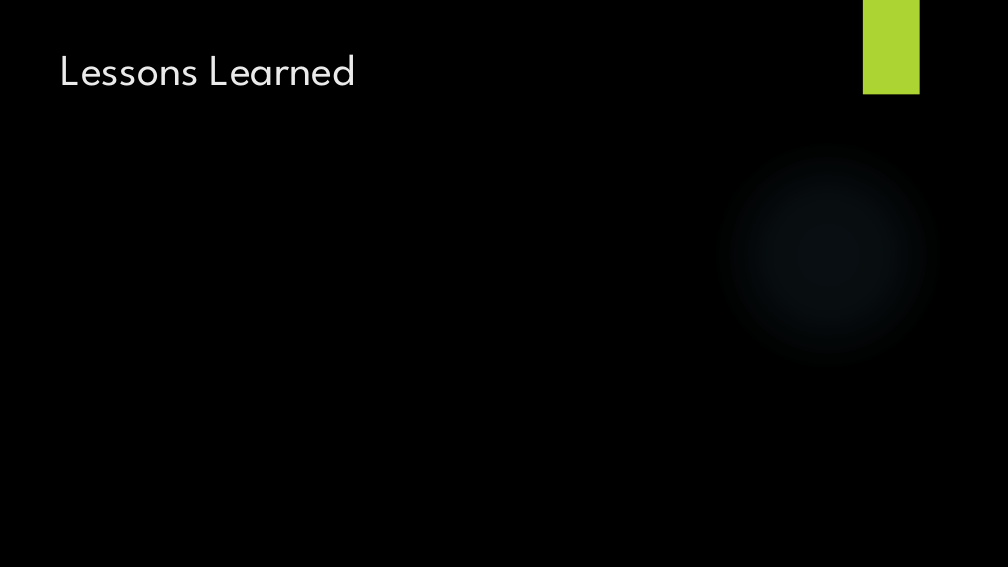
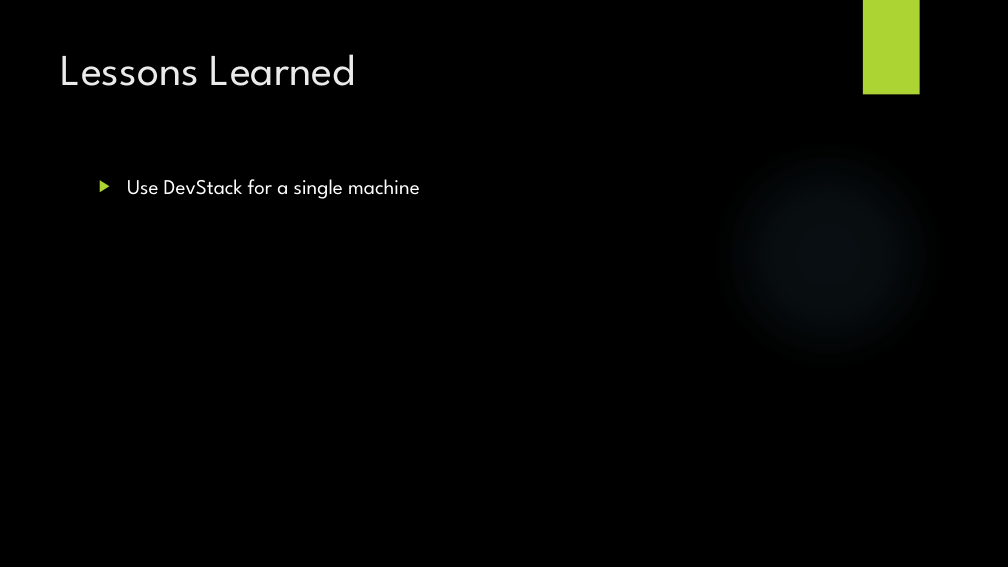
Before and after one commit to lightstalker89/MIT_SAD, a slide deck: slide 6 of 3nd_sem/cc/le_gr_mu/01_Ex_Hm/Presentation/Enabling Technologies.pptx. Drawn at 1008x567 pixels with LibreOffice and Linux fonts; fonts in the diff are those of the drawing; background and template pictures are left out. Boxes give left, top, right and bottom in pixels: in the first picture for what was removed or moved away, otherwise in the second. Text is boxed around its words. In the diff, an @@ line names an element or a change of style, - is before the commit and + after.

```diff
--- a/3nd_sem/cc/le_gr_mu/01_Ex_Hm/Presentation/Enabling Technologies.pptx
+++ b/3nd_sem/cc/le_gr_mu/01_Ex_Hm/Presentation/Enabling Technologies.pptx
@@ text added at [127, 179, 420, 199], 20 pt, text #FFFFFF @@
+▶ Use DevStack for a single machine
```
Also in this commit, not shown: 3 other slides changed, 1 slide added, 1 slide removed.
